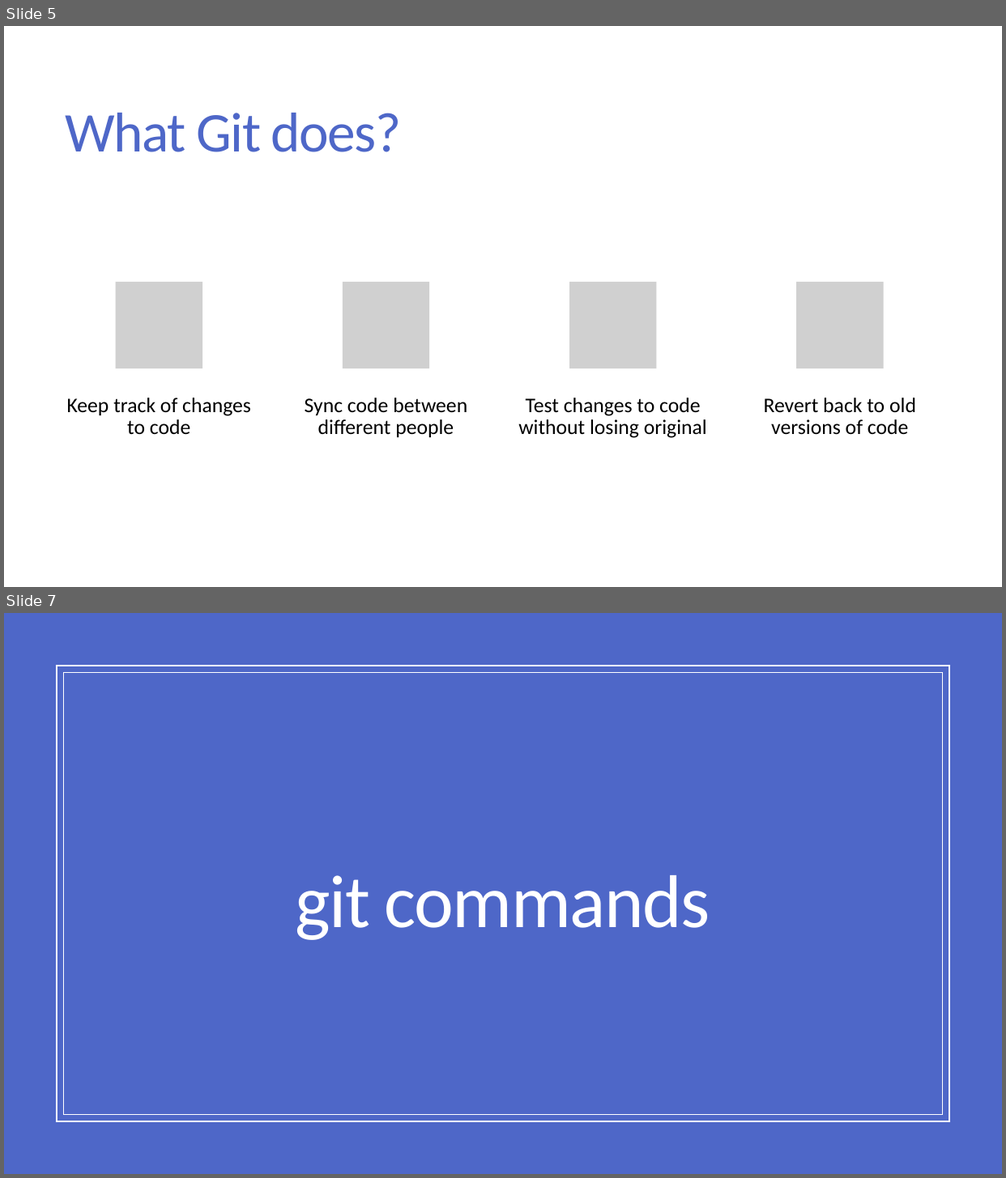
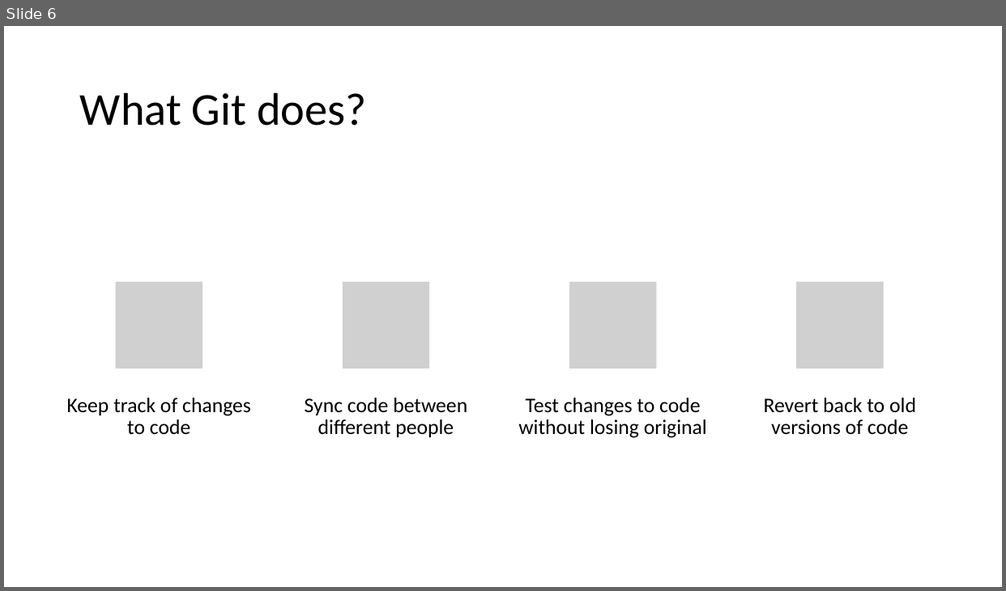
Before and after one commit to diwashrestha/program-and-talks, a slide deck: Working with git and GitHub/Working with Git and GitHub.pptx. Shown one above the other, each under a label of ours: slides 5 and 7 before the commit, slide 6 after it; the slides between them are not shown. The pictures are 1006x1178 and 1006x591 pixels, drawn with LibreOffice and Linux fonts; fonts in the diff are those of the drawing; grey boxes stand for pictures. Boxes give left, top, right and bottom in pixels: in the first picture for what was removed or moved away, otherwise in the second. Text is boxed around its words. In the diff, an @@ line names an element or a change of style, - is before the commit and + after.

```diff
--- a/Working with git and GitHub/Working with Git and GitHub.pptx
+++ b/Working with git and GitHub/Working with Git and GitHub.pptx
@@ slide 7 removed at [4,613,1002,1174], background #212745 @@
@@ rectangle removed at [4,613,1002,1174] @@
@@ rectangle removed at [57,666,949,1122] @@
@@ rectangle removed at [63,673,943,1115] @@
@@ title removed at [295,875,710,940] @@
-git commands
@@ what was slide 5 is now slide 6 @@
@@ slide 6 changed as well @@
@@ title "What Git does?": place and size @@
-title "What Git does?" at [66,113,402,152]
+title "What Git does?" at [80,92,367,126]
@@ title "What Git does?" at [80,92,367,126]: size 54 to 44 pt, text colour #4E67C8 to #000000, letter spacing -1.2 to 0 pt; line spacing 0.85 to 0.9 @@
```
Also in this commit, not shown: 12 other slides changed, 6 slides added, 2 other slides removed.
